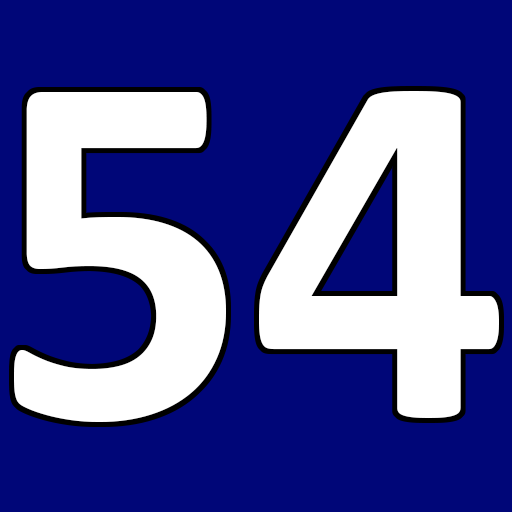
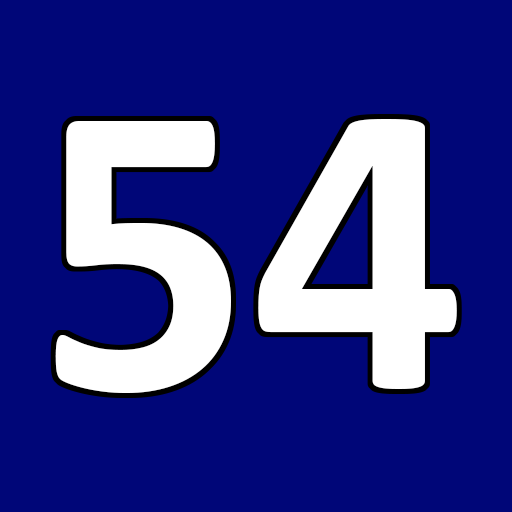
Layer changes from the first 512 × 512 image to the second:
painted on "54" over 14, 91, 499, 422
painted on "Background" over 9, 86, 504, 427
